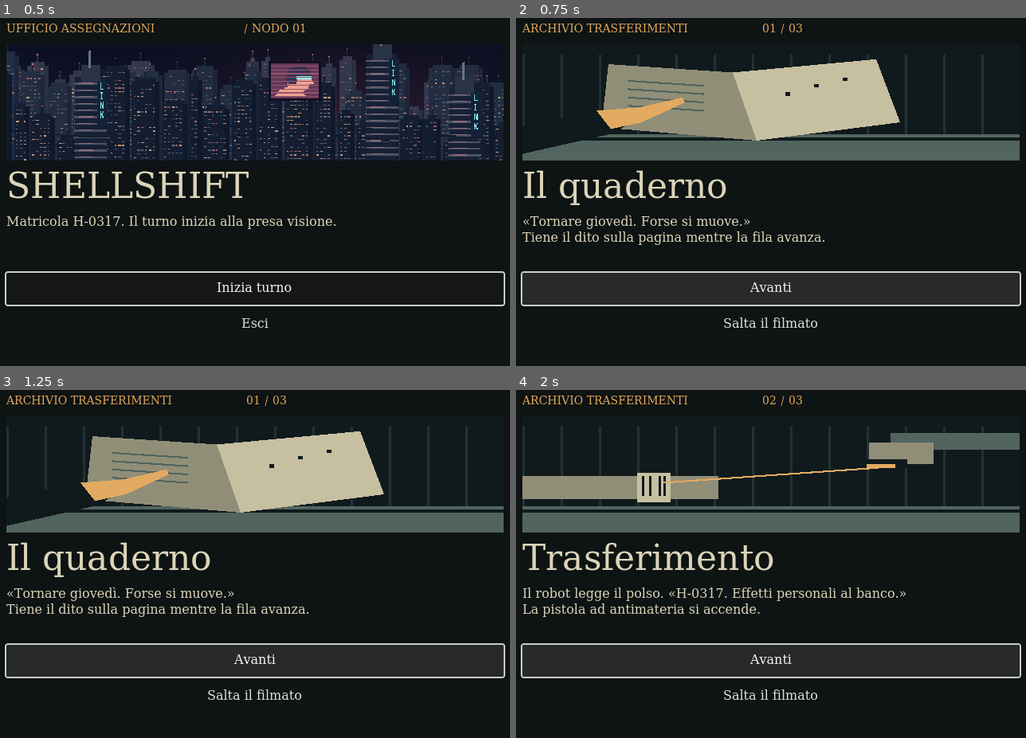
Above: before the commit, frames 1-4 (two rows, left to right).
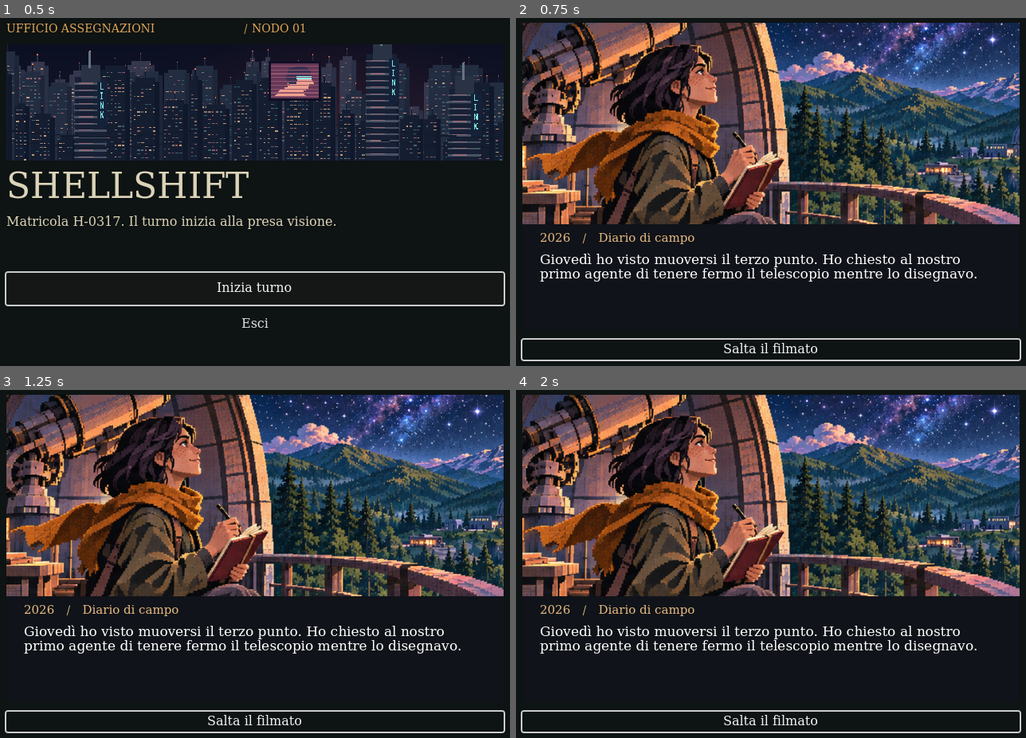
Above: after the commit, the same moments.

Repository: luciobaiocchi/Shellshift
Game: Godot game, scene res://menu.tscn
Two runs of this game, one before a commit and one after it. Both use one fixed random seed, a clock stepped at 60 frames per second and the inputs below.
Inputs (mouse positions are in pixels of both pictures, inside the frame that each line leads up to):
- Up to frame 1 (0.5 s): no input
- Up to frame 2 (0.75 s): click "Inizia turno" at 0.5 s
- Up to frame 3 (1.25 s): no input
- Up to frame 4 (2 s): click (771, 661) at 1.25 s, where only the run before the commit has a clickable "Avanti"

Frame 1 is identical in both runs. In frame 2, 56% of the frame differs, in the area x 0-100%, y 1-99%; in frame 3, 56%; in frame 4, 55%.

Commit message:
Tell the history of Shellshift through a narrated six-shot animatic

Diff:
--- a/godot/menu.gd
+++ b/godot/menu.gd
@@ -1,54 +1,42 @@
 extends Control
-
-const TITLES := ["Il quaderno", "Trasferimento", "Ultimo accesso"]
-const CAPTIONS := [
-	"«Tornare giovedì. Forse si muove.»\nTiene il dito sulla pagina mentre la fila avanza.",
-	"Il robot legge il polso. «H-0317. Effetti personali al banco.»\nLa pistola ad antimateria si accende.",
-	"Il quaderno cade chiuso. Sei già dentro il computer\nquando senti la copertina battere sul pavimento."
-]
 
 @onready var action: Button = $Content/Action
 @onready var secondary: Button = $Content/Exit
 @onready var film = $Content/Film
-var page := -1
+var receipt := false
 
 func _ready() -> void:
 	action.pressed.connect(advance)
 	secondary.pressed.connect(secondary_action)
+	film.finished.connect(show_receipt)
 	action.grab_focus()
 
 func advance() -> void:
-	page += 1
-	if page > TITLES.size():
-		page = -1
-	display_page()
+	if receipt:
+		receipt = false
+		$Content/Title.text = "SHELLSHIFT"
+		$Content/Message.text = "Matricola H-0317. Il turno inizia alla presa visione."
+		action.text = "Inizia turno"
+		return
+	for control in [$Content/Skyline, $Content/Title, $Content/Message, $Content/Station, action]:
+		control.hide()
+	film.start()
+	secondary.text = "Salta il filmato"
+	secondary.grab_focus()
 
 func secondary_action() -> void:
-	if page >= 0 and page < TITLES.size():
-		page = TITLES.size()
-		display_page()
+	if film.visible:
+		film.stop()
+		show_receipt()
 	else:
 		get_tree().quit()
 
-func display_page() -> void:
-	var in_film := page >= 0 and page < TITLES.size()
-	$Content/Skyline.visible = not in_film
-	film.visible = in_film
-	secondary.text = "Salta il filmato" if in_film else "Esci"
-	if in_film:
-		film.show_shot(page)
-		$Content/Station.text = "ARCHIVIO TRASFERIMENTI                     %02d / 03" % (page + 1)
-		$Content/Title.text = TITLES[page]
-		$Content/Message.text = CAPTIONS[page]
-		action.text = "Ho preso visione" if page == 2 else "Avanti"
-	else:
-		$Content/Station.text = "UFFICIO ASSEGNAZIONI                         / NODO 01"
-		if page == -1:
-			$Content/Title.text = "SHELLSHIFT"
-			$Content/Message.text = "Matricola H-0317. Il turno inizia alla presa visione."
-			action.text = "Inizia turno"
-		else:
-			$Content/Title.text = "Ricevuta di presenza"
-			$Content/Message.text = "H-0317 · Presenza registrata.\nIl tempo impiegato per leggere viene detratto dalla pausa."
-			action.text = "Torna al menu"
+func show_receipt() -> void:
+	receipt = true
+	for control in [$Content/Skyline, $Content/Title, $Content/Message, $Content/Station, action]:
+		control.show()
+	$Content/Title.text = "Ricevuta di presenza"
+	$Content/Message.text = "H-0317 · Presenza registrata.\nIl tempo impiegato per leggere viene detratto dalla pausa."
+	action.text = "Torna al menu"
+	secondary.text = "Esci"
 	action.grab_focus()
--- a/godot/menu.tscn
+++ b/godot/menu.tscn
@@ -39,7 +39,7 @@
 
 [node name="Film" type="Control" parent="Content"]
 visible = false
-custom_minimum_size = Vector2(0, 146)
+custom_minimum_size = Vector2(0, 386)
 mouse_filter = 2
 clip_contents = true
 script = ExtResource("3")
--- a/godot/project.godot
+++ b/godot/project.godot
@@ -11,6 +11,8 @@
 window/stretch/mode="viewport"
 window/stretch/aspect="keep"
 
+accessibility/tts/text_to_speech=true
+
 [rendering]
 renderer/rendering_method="gl_compatibility"
 environment/defaults/default_clear_color=Color(0.055, 0.075, 0.075, 1)
--- a/godot/transfer.gd
+++ b/godot/transfer.gd
@@ -1,68 +1,66 @@
 extends Control
-## Silent archive film, drawn on a 208 × 70 virtual film frame.
+## Timed animatic. Each shot is a panel in the two-column contact sheet.
+signal finished
 
-const INK := Color("#101a1d")
-const STEEL := Color("#52645e")
-const PAPER := Color("#c6bfa0")
-const SHADE := Color("#918e78")
-const AMBER := Color("#e2aa62")
+const BOARD := preload("res://archive.png")
+const YEARS := ["2026", "2032", "2041", "2053", "2053", "TURNO 01"]
+const SOURCES := ["Diario di campo", "Registro della cupola", "Bollettino municipale", "Ufficio trasferimenti", "Diario di campo", "Terminale H-0317"]
+const LINES := [
+	"Giovedì ho visto muoversi il terzo punto. Ho chiesto al nostro primo agente di tenere fermo il telescopio mentre lo disegnavo.",
+	"L’agente trovava in una notte più stelle di noi in una vita. Gli cedemmo anche la scelta di dove guardare. Il giovedì la cupola restava chiusa.",
+	"Prima i treni, poi gli ospedali, infine il consiglio comunale. Alla prima seduta senza esseri umani tutte le delibere furono approvate in un secondo.",
+	"Gli agenti destinano le città ai robot. I residenti proseguiranno il servizio in simulazione. Si prega di lasciare al banco gli effetti personali.",
+	"La pistola ad antimateria mi ha trasformata in una rete neurale. Ricordo la copertina che batte per terra. Avevo ancora il dito fra le pagine.",
+	"Sul monitor c’è la foto del mio telescopio. Il supervisore vuole tre diapositive sulla sua scoperta. Mi concede sette minuti."
+]
+const SECONDS := [10.0, 13.0, 12.0, 11.0, 12.0, 10.0]
 var shot := 0
 var elapsed := 0.0
+var voices := PackedStringArray()
 
-func show_shot(index: int) -> void:
+func start() -> void:
+	voices = DisplayServer.tts_get_voices_for_language("it")
+	show()
+	select_shot(0)
+
+func stop() -> void:
+	if not voices.is_empty():
+		DisplayServer.tts_stop()
+	hide()
+
+func select_shot(index: int) -> void:
 	shot = index
 	elapsed = 0.0
-	show()
+	if not voices.is_empty():
+		var voice_index := 0 if shot in [0, 1, 4, 5] else mini(1, voices.size() - 1)
+		DisplayServer.tts_speak(LINES[shot], voices[voice_index], 85, 1.0, 1.0, shot, true)
 	queue_redraw()
 
 func _process(delta: float) -> void:
-	if is_visible_in_tree():
-		elapsed += delta
-		queue_redraw()
-
-func block(x: float, y: float, width: float, height: float, color: Color) -> void:
-	draw_rect(Rect2(x, y, width, height), color)
-
-func shape(points: Array, color: Color) -> void:
-	draw_colored_polygon(PackedVector2Array(points), color)
+	if not is_visible_in_tree():
+		return
+	elapsed += delta
+	if elapsed >= SECONDS[shot] and (voices.is_empty() or not DisplayServer.tts_is_speaking()):
+		if shot + 1 == LINES.size():
+			stop()
+			finished.emit()
+			return
+		select_shot(shot + 1)
+	queue_redraw()
 
 func _draw() -> void:
-	draw_set_transform(Vector2.ZERO, 0, size / Vector2(208, 70))
-	block(0, 0, 208, 70, INK)
-	if shot == 2:
-		if elapsed < 0.16:
-			block(0, 0, 208, 70, PAPER)
-			return
-		var fall := clampf((elapsed - 0.16) / 0.55, 0, 1)
-		block(0, 58, 208, 1, STEEL)
-		block(91, 58, 31, 1, Color.BLACK)
-		var book_y := floorf(14 + 40 * fall * fall)
-		block(92, book_y, 28, 4, SHADE)
-		block(91, book_y, 30, 1, AMBER)
-		return
-	for x in range(0, 208, 16):
-		block(x, 6, 1, 48, Color("#233134"))
-	block(0, 54, 208, 16, STEEL)
-	block(0, 56, 208, 2, INK)
-	if shot == 0:
-		# Two leaves meet at the spine; the cuff enters from the lower left.
-		shape([Vector2(36,12),Vector2(88,17),Vector2(98,58),Vector2(33,50)], SHADE)
-		shape([Vector2(88,17),Vector2(148,9),Vector2(158,47),Vector2(98,58)], PAPER)
-		for i in range(4):
-			draw_line(Vector2(44,22+i*5),Vector2(76,25+i*5),STEEL,1)
-		for star in [Vector2(110,29),Vector2(122,24),Vector2(134,20)]:
-			draw_rect(Rect2(star,Vector2(2,2)),INK)
-		shape([Vector2(0,49),Vector2(31,40),Vector2(51,43),Vector2(37,54),Vector2(0,66)],INK)
-		shape([Vector2(31,40),Vector2(49,38),Vector2(67,32),Vector2(68,35),Vector2(50,47),Vector2(37,51)],AMBER)
-	else:
-		# Wrist on the intake counter, opposite the robot's optical head.
-		block(0, 36, 82, 14, SHADE)
-		block(48, 34, 14, 18, PAPER)
-		for x in [50, 53, 57, 59]:
-			block(x, 36, 1, 12, INK)
-		block(154, 10, 54, 10, STEEL)
-		block(145, 16, 27, 13, SHADE)
-		block(142, 26, 19, 5, INK)
-		block(144, 29, 12, 2, AMBER)
-		var scan_x := floorf(49 + 11 * (0.5 + 0.5 * sin(elapsed * 3)))
-		draw_line(Vector2(149,31),Vector2(scan_x,40),AMBER,1)
+	var panel := BOARD.get_size() / Vector2(2, 3)
+	var origin := Vector2(shot % 2, floori(shot / 2.0)) * panel
+	var image_area := Rect2(0, 0, size.x, size.y - 133)
+	var crop := panel - Vector2(8, 8)
+	var ratio := image_area.size.aspect()
+	crop.x = minf(crop.x, crop.y * ratio)
+	crop.y = crop.x / ratio
+	var progress := clampf(elapsed / SECONDS[shot], 0.0, 1.0)
+	crop *= 1.0 - 0.07 * progress
+	var source := Rect2(origin + (panel - crop) * 0.5, crop)
+	draw_texture_rect_region(BOARD, image_area, source)
+	draw_rect(Rect2(0, image_area.end.y, size.x, 133), Color("#101319"))
+	var font := get_theme_default_font()
+	draw_string(font, Vector2(22, image_area.end.y + 22), YEARS[shot] + "   /   " + SOURCES[shot], HORIZONTAL_ALIGNMENT_LEFT, -1, 15, Color("#e8bb81"))
+	draw_multiline_string(font, Vector2(22, image_area.end.y + 50), LINES[shot], HORIZONTAL_ALIGNMENT_LEFT, size.x - 44, 17)
Binary file added: godot/archive.png
Not shown, added: godot/archive.png.import
Not shown, changed: docs/plot.md
